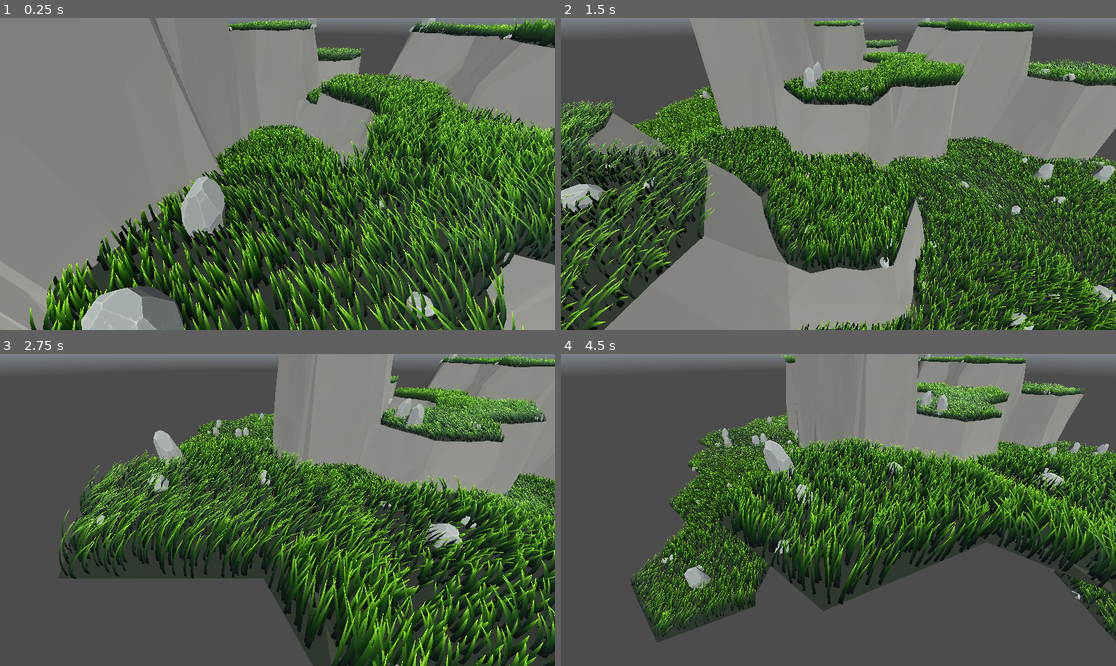
Above: before the commit, frames 1-4 (two rows, left to right).
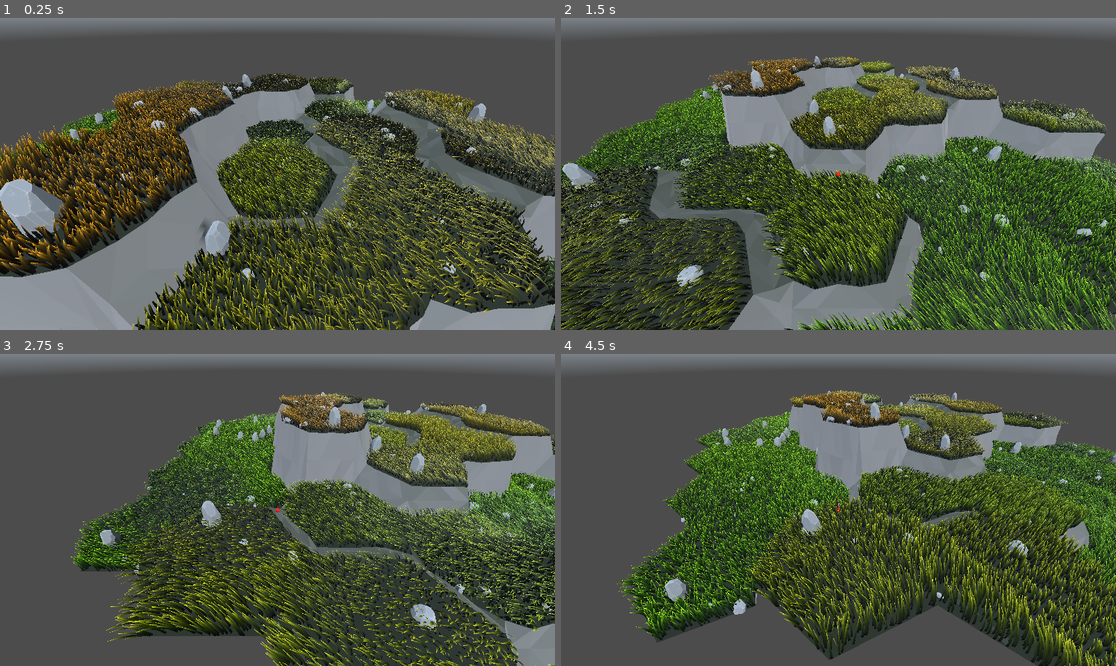
Above: after the commit, the same moments.

Repository: vincentwoelfer/hex
Game: Godot game, scene res://scenes/dev/MapGeneration.tscn
Same seed, same stepped clock (60 frames per second), same inputs: the game is played once before the commit and once after it. A sky picture missing from this copy of the repository is replaced by a grey-blue gradient.
Inputs (mouse positions are in pixels of both pictures, inside the frame that each line leads up to):
- Up to frame 1 (0.25 s): no input
- Up to frame 2 (1.5 s): move the mouse to (960, 158) at 0.52 s; hold S (move_cam_backward) 0.53-1.28 s; move the mouse to (727, 189) at 1.27 s; tap W (move_cam_forward) at 1.35 s
- Up to frame 3 (2.75 s): move the mouse to (333, 441) at 2.02 s; hold A (move_cam_left) from 2.03 s (still down)
- Up to frame 4 (4.5 s): move the mouse to (810, 572) at 2.77 s; release A (move_cam_left) at 2.78 s; tap D (move_cam_right) at 2.85 s; move the mouse to (1005, 556) at 3.52 s; hold Q (rotate_cam_left) 3.53-4.28 s; move the mouse to (672, 463) at 4.27 s; tap E (rotate_cam_right) at 4.35 s

The runs differ from the first frame. In frame 1, 85% of the frame differs, in the area x 0-100%, y 0-100%; in frame 2, 69%; in frame 3, 57%; in frame 4, 54%.

Commit message:
Add height based dryness of grass

Diff:
--- a/DefaultEnvironment.tres
+++ b/DefaultEnvironment.tres
@@ -12,9 +12,8 @@
 resource_name = "DefaultEnvironment"
 background_mode = 2
 sky = SubResource("Sky_u6v11")
-ambient_light_source = 2
+ambient_light_source = 3
 ambient_light_color = Color(1, 1, 1, 1)
-ambient_light_energy = 0.3
 sdfgi_use_occlusion = true
 volumetric_fog_ambient_inject = 0.1
 volumetric_fog_sky_affect = 0.0
--- a/assets/grass/mat_grass.tres
+++ b/assets/grass/mat_grass.tres
@@ -18,8 +18,10 @@
 shader = ExtResource("1_a5h3b")
 shader_parameter/clumping_factor = 0.8
 shader_parameter/clump_noise = SubResource("NoiseTexture2D_ktsdy")
-shader_parameter/wind_speed = 1.0
+shader_parameter/wind_speed = 3.084
 shader_parameter/wind_noise = ExtResource("2_dl7us")
 shader_parameter/base_color = Color(0.0509804, 0.254902, 0.0117647, 1)
+shader_parameter/base_color_dry = Color(0.25, 0.15, 0.01, 1)
 shader_parameter/tip_color = Color(0.501961, 0.698039, 0.101961, 1)
+shader_parameter/tip_color_dry = Color(0.8, 0.4, 0.1, 1)
 shader_parameter/subsurface_scattering_color = Color(1, 0.75, 0.1, 1)
--- a/assets/shaders/spatial/grass.gdshader
+++ b/assets/shaders/spatial/grass.gdshader
@@ -11,7 +11,11 @@
 
 group_uniforms GrassColor;
 uniform vec3 base_color : source_color = vec3(0.05,0.2,0.01);
+uniform vec3 base_color_dry : source_color = vec3(0.25,0.15,0.01);
+
 uniform vec3 tip_color : source_color = vec3(0.5,0.5,0.1);
+uniform vec3 tip_color_dry : source_color = vec3(0.8,0.4,0.1);
+
 uniform vec3 subsurface_scattering_color : source_color = vec3(1.0,0.75,0.1);
 
 // Source: https://www.shadertoy.com/view/Xt3cDn
@@ -126,11 +130,15 @@
 	// Blend grass normal with terrain normal based on distance (assumes up is 0,1,0!)
 	NORMAL = mix(vec3(0,1,0), NORMAL, fog_factor);
 
+	float h = clamp(NODE_POSITION_WORLD.y / 5., 0, 1);
+	vec3 base_color_ = mix(base_color, base_color_dry, h);
+	vec3 tip_color_ = mix(tip_color, tip_color_dry, h);
+
 	float height_factor = 1.0 - UV.y;
-	ALBEDO = mix(base_color, tip_color, ease_in_quartic(height_factor));
+	ALBEDO = mix(base_color_, tip_color_, ease_in_quartic(height_factor));
 	ALBEDO *= mix(0.1, 1.0, height_factor*height_factor); // AO
 	// Color becomes more uniform as distance increases
-	ALBEDO = mix(mix(base_color, tip_color, 0.5)*0.5, ALBEDO, fog_factor);
+	ALBEDO = mix(mix(base_color_, tip_color_, 0.5)*0.5, ALBEDO, fog_factor);
 
 	//AO = mix(0.1, 1.0, height_factor*height_factor); // Note: This looks better but is only visible when shadows are enabled!
 	ROUGHNESS = mix(1.0, 0.4, ease_out_quartic(height_factor));
--- a/scenes/dev/MapGeneration.tscn
+++ b/scenes/dev/MapGeneration.tscn
@@ -20,21 +20,21 @@
 
 [node name="SunLight" type="DirectionalLight3D" parent="."]
 transform = Transform3D(1, 0, 0, 0, 0.34202, 0.939692, 0, -0.939692, 0.34202, 0, 20, 0)
-light_color = Color(1, 1, 0.941176, 1)
 light_angular_distance = 2.0
 shadow_enabled = true
 directional_shadow_blend_splits = true
 directional_shadow_max_distance = 300.0
+sky_mode = 1
 
 [node name="HexConstModifier" parent="." instance=ExtResource("5_7csfd")]
 outer_radius = 3.0
 inner_radius = 2.5
-height = 1.0
+height = 0.5
 transition_height_factor = 0.5
 core_circle_smooth_strength = 0.25
 extra_verts_per_side = 3
 extra_verts_per_center = 5
-grass_density = 1.0
+grass_density = 0.8
 
 [node name="MapGeneration" type="Node3D" parent="."]
 transform = Transform3D(1, 0, 0, 0, 1, 0, 0, 0, 1, 0, 0.5, 0)
--- a/src/GenerateMap.gd
+++ b/src/GenerateMap.gd
@@ -24,8 +24,8 @@
 			# var north: float = -(f2 * q + f3 * r)
 			# var height: int = maxi(0, roundf(north + 1) as int)
 
-			var height: int = (N - hex.magnitude()) * 2 + randi_range(-1, 1) * 4
-			height = clampi(height, 0, 40)
+			var height: int = (N - hex.magnitude()) * 2 + randi_range(-1, 1) * 3
+			height = clampi(height, 0, 30)
 
 			# var x := HexPos.hexpos_to_xyz(hex).x
 			# var y := HexPos.hexpos_to_xyz(hex).y
--- a/src/tile/HexGeometry.gd
+++ b/src/tile/HexGeometry.gd
@@ -56,7 +56,7 @@
 
 
 func create_grass_multimesh() -> MultiMesh:
-	var density_1d: int = ceil(HexConst.inner_radius * lerpf(0.0, 15.0, HexConst.grass_density));
+	var density_1d: int = ceil(HexConst.inner_radius * lerpf(0.0, 20.0, HexConst.grass_density));
 	var num_blades_total: int = density_1d * density_1d
 
 	var multimesh := MultiMesh.new()
